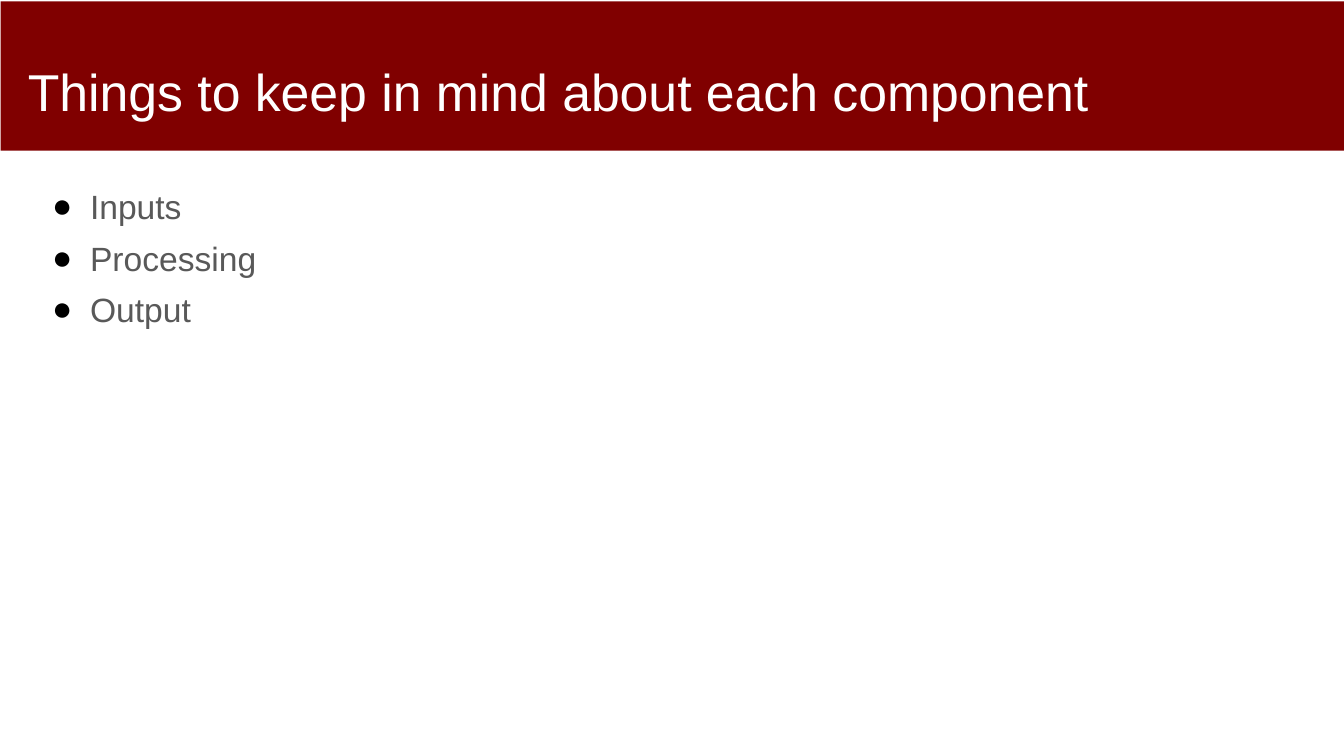
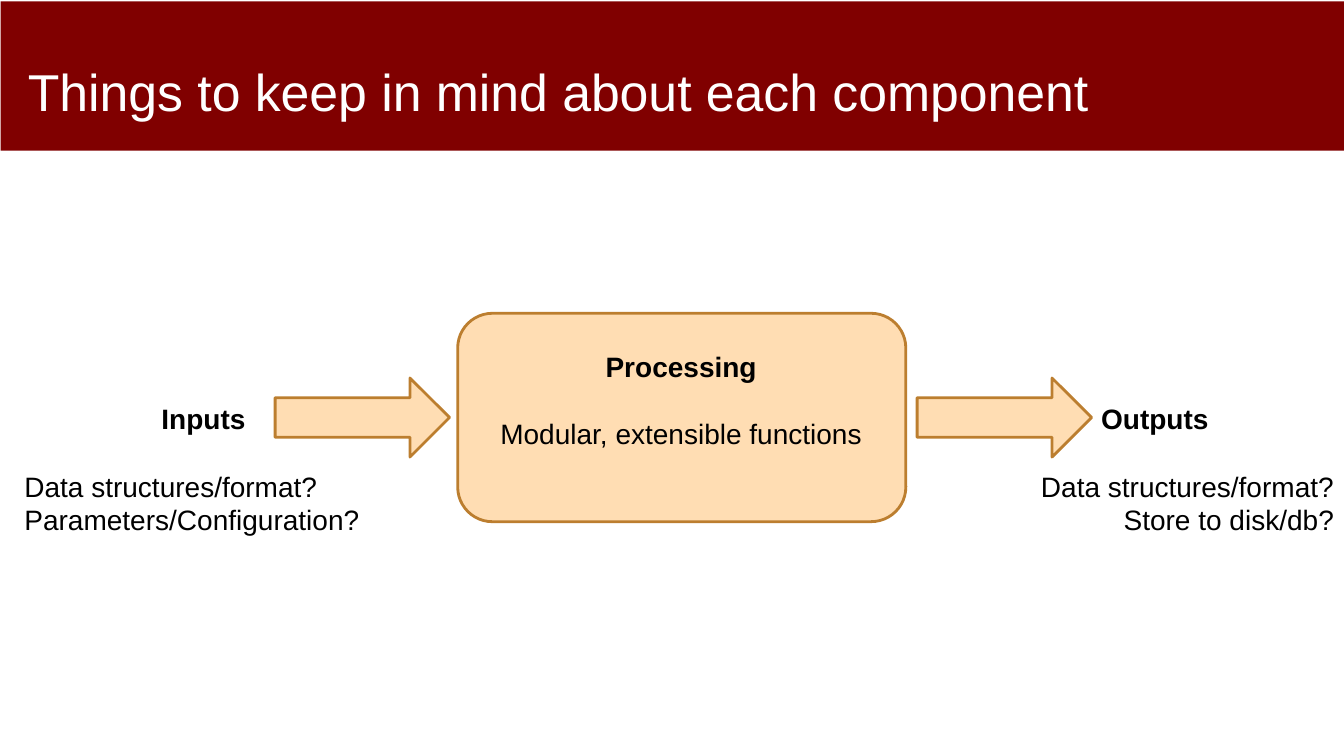
Before and after one commit to dssg/mlforpublicpolicylab, a slide deck: slide 9 of 04 - Machine Learning Pipelines/Machine-Learning-Pipelines.pptx. Drawn at 1344x756 pixels with LibreOffice and Linux fonts; fonts in the diff are those of the drawing. Boxes give left, top, right and bottom in pixels: in the first picture for what was removed or moved away, otherwise in the second. Text is boxed around its words. In the diff, an @@ line names an element or a change of style, - is before the commit and + after.

```diff
--- a/04 - Machine Learning Pipelines/Machine-Learning-Pipelines.pptx
+++ b/04 - Machine Learning Pipelines/Machine-Learning-Pipelines.pptx
@@ text removed at (90,196,256,329) @@
-● Inputs
-● Processing
-● Output
@@ rounded rectangle added at (458,314,906,522), fill #FFDDB3, outline #BD7F2F 2 pt @@
@@ text added at (500,356,861,448), 20 pt, text #000000 @@
+Processing
+  Modular, extensible functions
@@ right arrow added at (275,378,450,457), fill #FFDDB3, outline #BD7F2F 2 pt @@
@@ right arrow added at (918,378,1092,457), fill #FFDDB3, outline #BD7F2F 2 pt @@
@@ text added at (24,409,359,535), 20 pt, text #000000 @@
+Inputs
+  Data structures/format?
+  Parameters/Configuration?
@@ text added at (1041,409,1334,531), 20 pt, text #000000 @@
+Outputs
+  Data structures/format?
+  Store to disk/db?
```
Also in this commit, not shown: 9 other slides changed.
